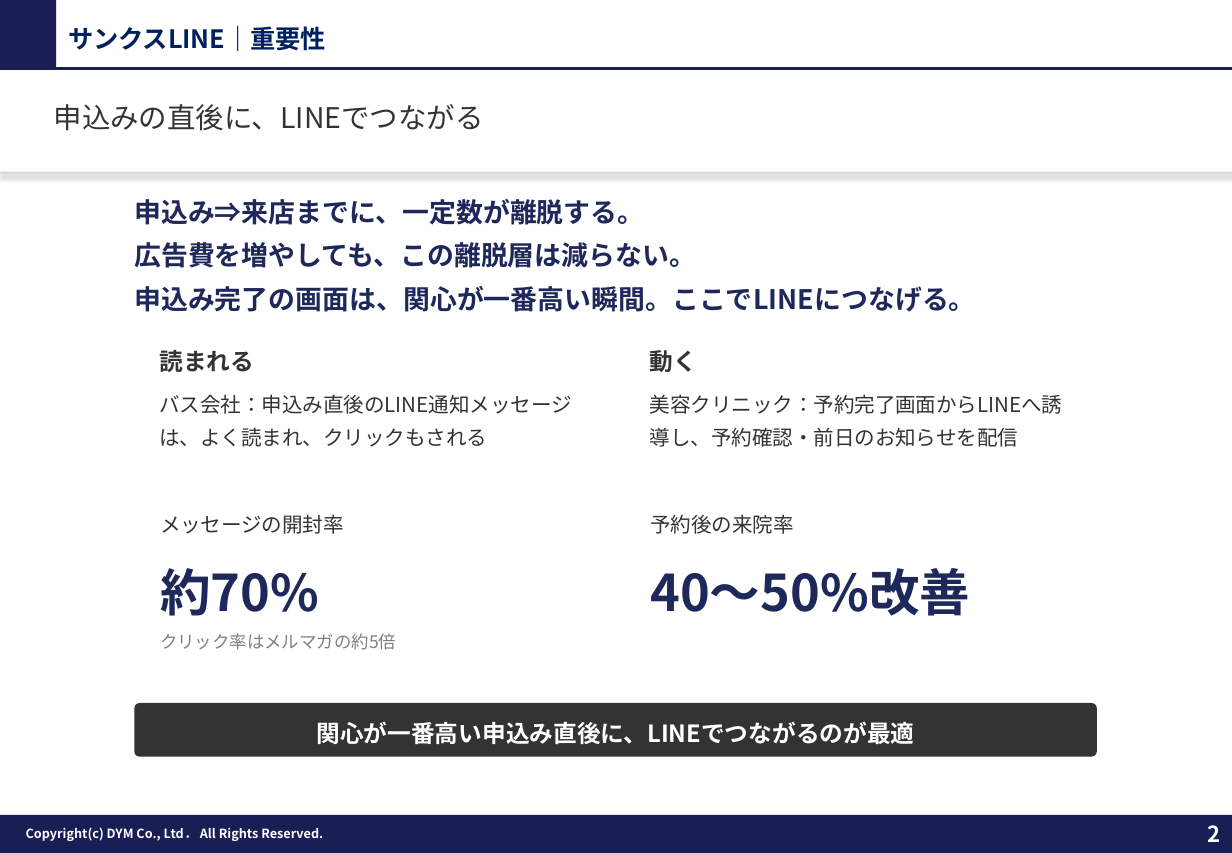
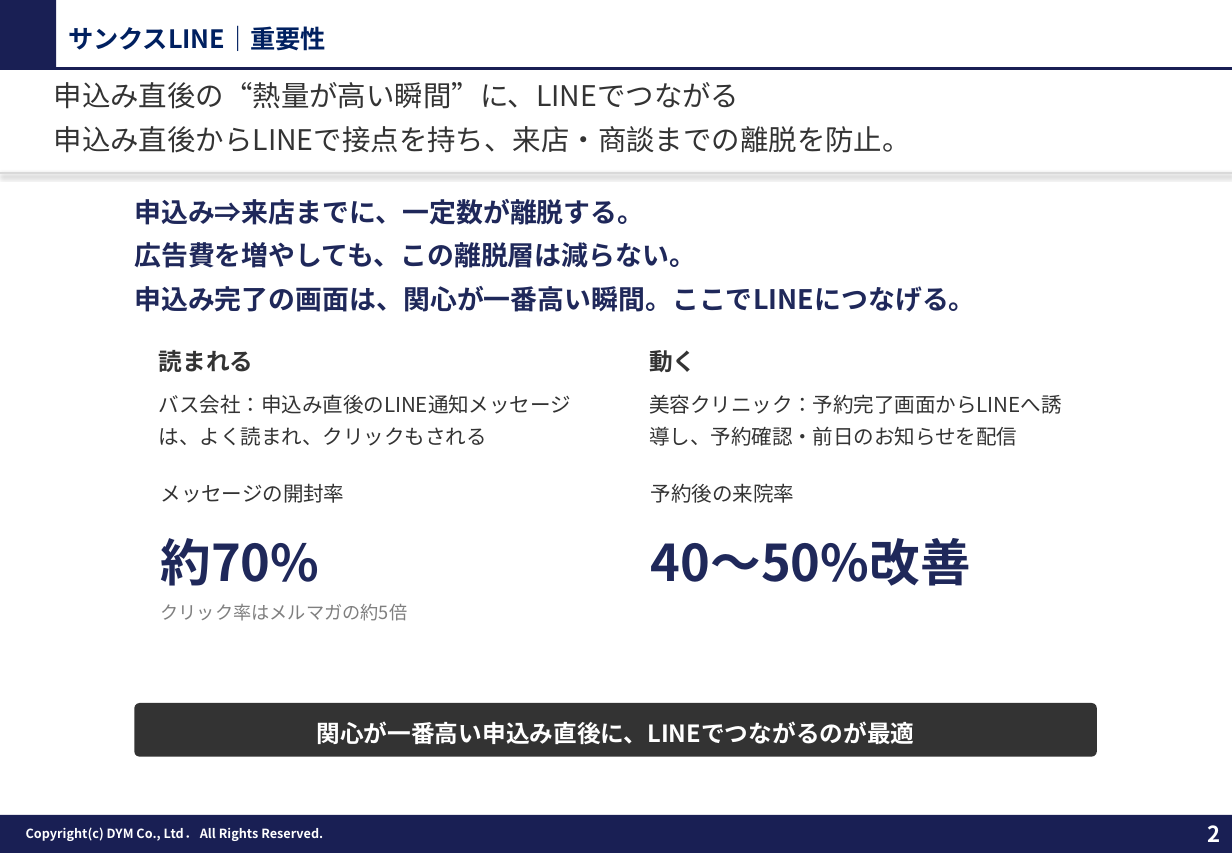
Before and after one commit to tonomura-r-dev/folder, a slide deck: slide 2 of 20261002_サンクスLINEのご提案_事例入り.pptx. Drawn at 1232x853 pixels with LibreOffice and Linux fonts; fonts in the diff are those of the drawing; background and template pictures are left out. Boxes give left, top, right and bottom in pixels: in the first picture for what was removed or moved away, otherwise in the second. Text is boxed around its words. In the diff, an @@ line names an element or a change of style, - is before the commit and + after.

```diff
--- a/20261002_サンクスLINEのご提案_事例入り.pptx
+++ b/20261002_サンクスLINEのご提案_事例入り.pptx
@@ text at [54,82,911,153]: text changed @@
-申込みの直後に、LINEでつながる
+申込み直後の“熱量が高い瞬間”に、LINEでつながる
+申込み直後からLINEで接点を持ち、来店・商談までの離脱を防止。
@@ text "メッセージの開封率": place and size @@
-text "メッセージの開封率" at [160,514,396,650]
+text "メッセージの開封率" at [161,483,408,621]
@@ text "予約後の来院率": place and size @@
-text "予約後の来院率" at [650,514,970,616]
+text "予約後の来院率" at [651,483,971,586]
@@ text at [161,604,408,621]: size 11 to 11.5 pt in "クリック率はメルマガの約5倍"; more space between paragraphs @@
```
Also in this commit, not shown: 2 other slides changed, 1 slide removed, 7 other files.
